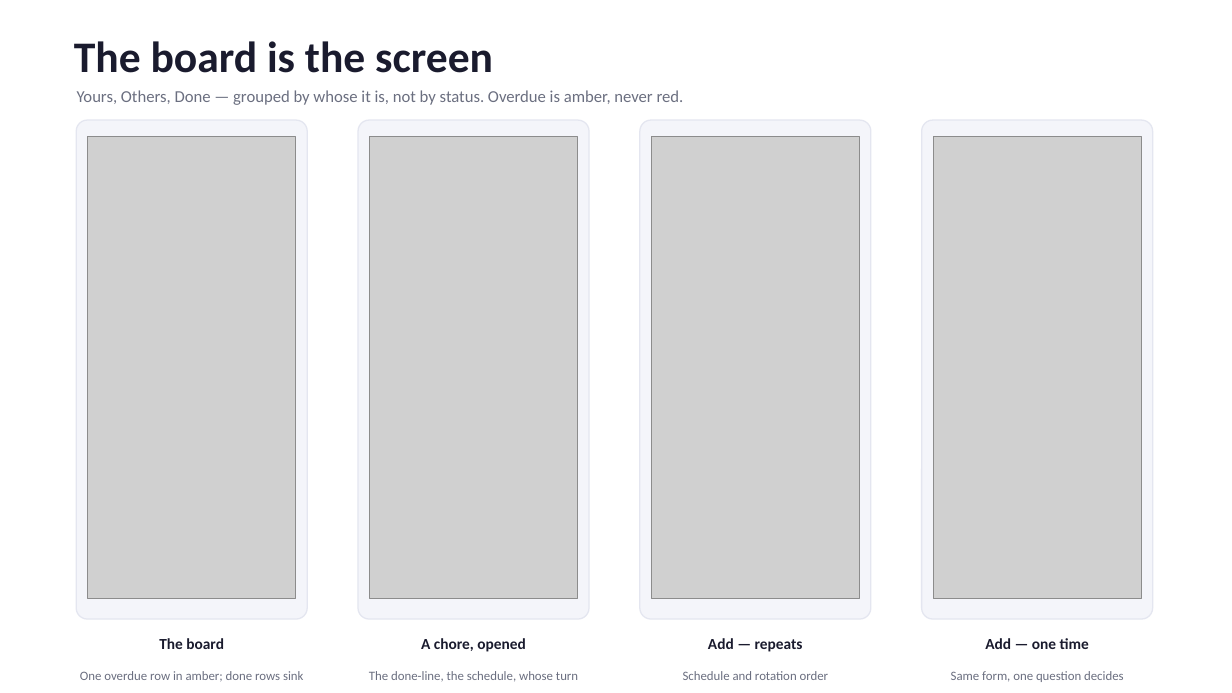
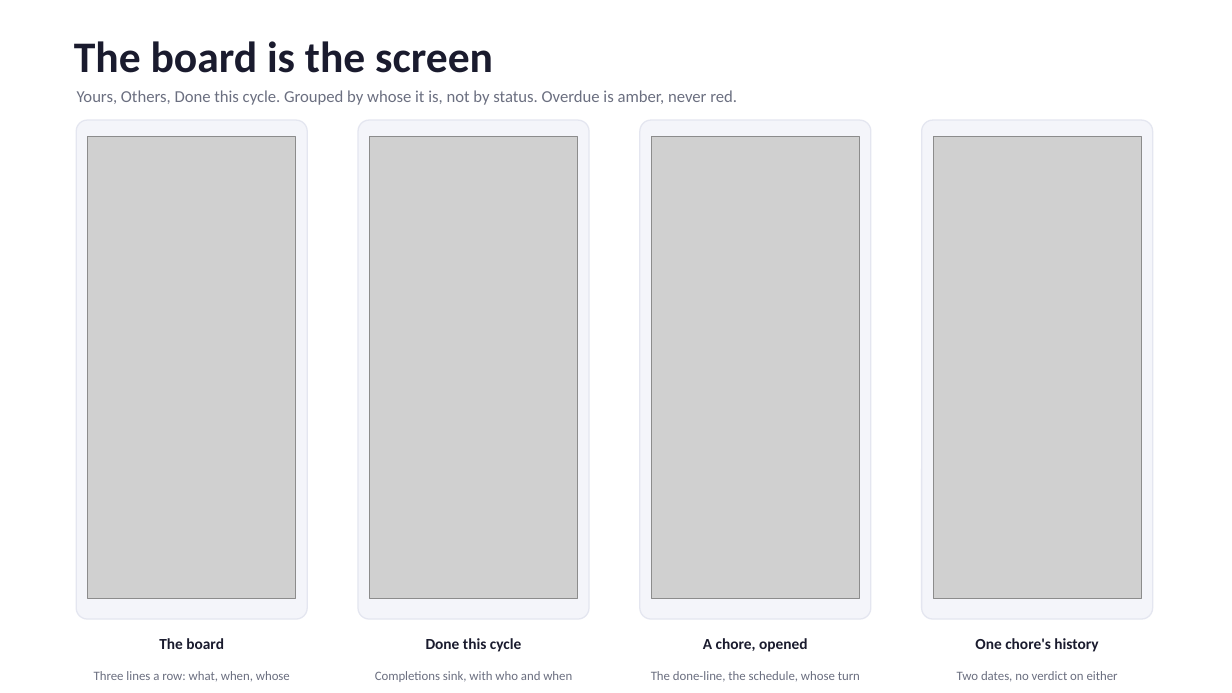
Before and after one commit to babakch76/taskflow, a slide deck: slide 3 of TaskFlow_Screens.pptx. Drawn at 1232x693 pixels with LibreOffice and Linux fonts; fonts in the diff are those of the drawing; grey boxes stand for pictures. Boxes give left, top, right and bottom in pixels: in the first picture for what was removed or moved away, otherwise in the second. Text is boxed around its words. In the diff, an @@ line names an element or a change of style, - is before the commit and + after.

```diff
--- a/TaskFlow_Screens.pptx
+++ b/TaskFlow_Screens.pptx
@@ text at box(77, 90, 737, 105): text changed @@
-Yours, Others, Done — grouped by whose it is, not by status. Overdue is amber, never red.
+Yours, Others, Done this cycle. Grouped by whose it is, not by status. Overdue is amber, never red.
@@ text at box(426, 638, 521, 652): text changed @@
-A chore, opened
+Done this cycle
@@ text at box(703, 638, 808, 652): text changed @@
-Add — repeats
+A chore, opened
@@ text at box(975, 638, 1098, 652): text changed @@
-Add — one time
+One chore's history
@@ text at box(94, 671, 290, 681): text changed @@
-One overdue row in amber; done rows sink
+Three lines a row: what, when, whose
@@ text at box(375, 671, 572, 682): text changed @@
-The done-line, the schedule, whose turn
+Completions sink, with who and when
@@ text at box(651, 671, 860, 682): text changed @@
-Schedule and rotation order
+The done-line, the schedule, whose turn
@@ text at box(957, 671, 1118, 682): text changed @@
-Same form, one question decides
+Two dates, no verdict on either
```
Also in this commit, not shown: 4 other slides changed, 4 slides added, 34 other files.
